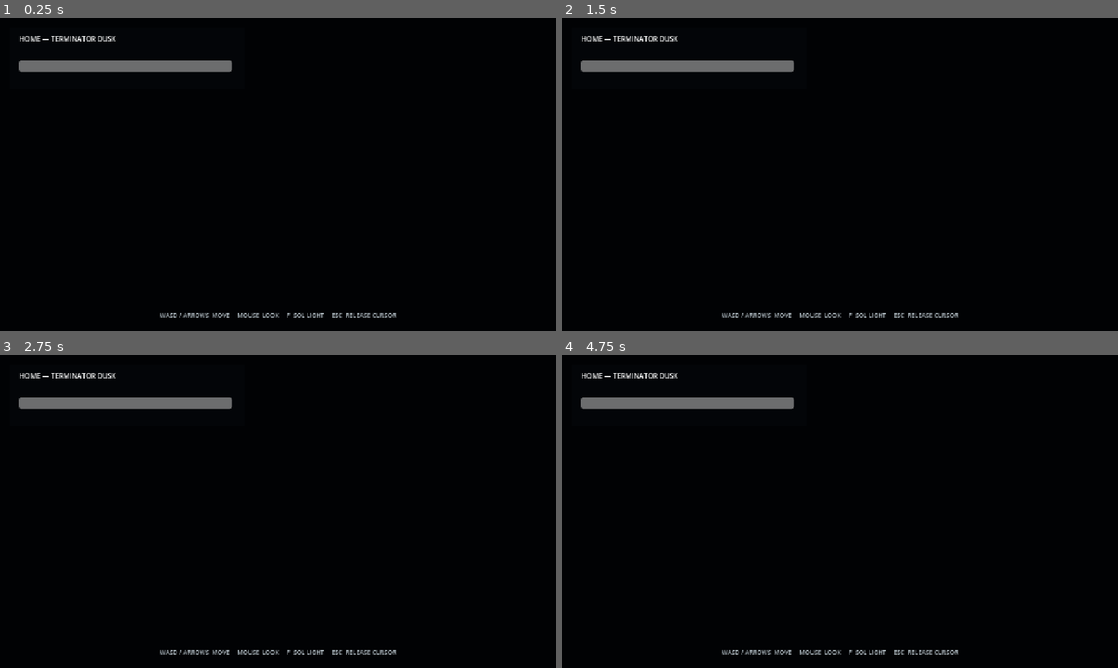
Above: before the commit, frames 1-4 (two rows, left to right).
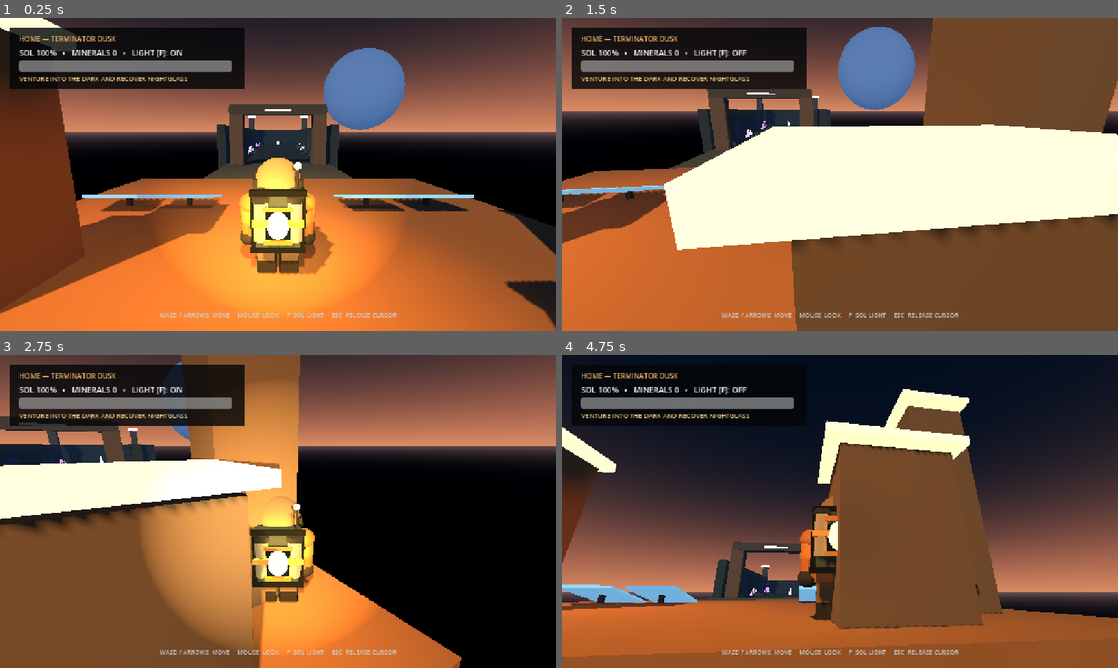
Above: after the commit, the same moments.

Repository: d-sparks/Lightkeeper
Game: Godot game, scene res://scenes/main.tscn
The game is run twice, just before and just after one commit, with the same random seed, the same clock (stepped at 60 frames per second) and the same inputs.
Inputs (mouse positions are in pixels of both pictures, inside the frame that each line leads up to):
- Up to frame 1 (0.25 s): no input
- Up to frame 2 (1.5 s): tap Enter at 0.5 s; move the mouse to (962, 158) at 0.52 s; hold D 0.53-1.25 s; tap F at 0.6 s; click (962, 158) at 0.67 s; drag from (728, 190) to (812, 237) at 1.27 s
- Up to frame 3 (2.75 s): tap Space at 2 s; move the mouse to (333, 442) at 2.02 s; hold D from 2.03 s (still down); tap F at 2.1 s
- Up to frame 4 (4.75 s): release D at 2.75 s; drag from (812, 574) to (673, 464) at 2.77 s; tap Enter at 3.5 s; move the mouse to (1006, 558) at 3.52 s; hold A 3.53-4.25 s; tap F at 3.6 s; drag from (673, 464) to (756, 433) at 4.27 s

The runs differ from the first frame. In frame 1, 83% of the frame differs, in the area x 0-100%, y 0-100%; in frame 2, 91%; in frame 3, 70%; in frame 4, 92%.
Error before the commit: Parse Error: Cannot infer the type of "x" variable because the value doesn't have a set type. (res://scripts/player.gd:172)

Commit message:
Fix GDScript types and reject silent compile errors

Diff:
--- a/scripts/player.gd
+++ b/scripts/player.gd
@@ -169,7 +169,7 @@
 	_add_box("LeftMaskStrap", Vector3(-0.47, 2.02, -0.02), Vector3(0.08, 0.12, 0.62), Color("242724"))
 	_add_box("RightMaskStrap", Vector3(0.47, 2.02, -0.02), Vector3(0.08, 0.12, 0.62), Color("242724"))
 	for side in [-1.0, 1.0]:
-		var x := side * 0.2
+		var x: float = side * 0.2
 		var rim := _add_cylinder("GoggleRim", Vector3(x, 2.11, -0.61), 0.18, 0.18, 0.12, Color("242927"))
 		rim.rotation_degrees.x = 90.0
 		var lens := _add_cylinder("GoggleGlass", Vector3(x, 2.11, -0.69), 0.135, 0.135, 0.04, Color("7fb3af"), true)
--- a/scripts/touch_controls.gd
+++ b/scripts/touch_controls.gd
@@ -75,7 +75,7 @@
 			# Browser touch drivers occasionally report a very large `relative`
 			# value when a second finger is added. Derive the delta from this
 			# finger's own tracked position and cap any remaining spike.
-			var look_delta := event.position - _look_last_position
+			var look_delta: Vector2 = event.position - _look_last_position
 			_look_last_position = event.position
 			look_changed.emit(look_delta.limit_length(MAX_LOOK_DELTA))
 			get_viewport().set_input_as_handled()
Not shown, changed: .github/workflows/godot-web.yml
